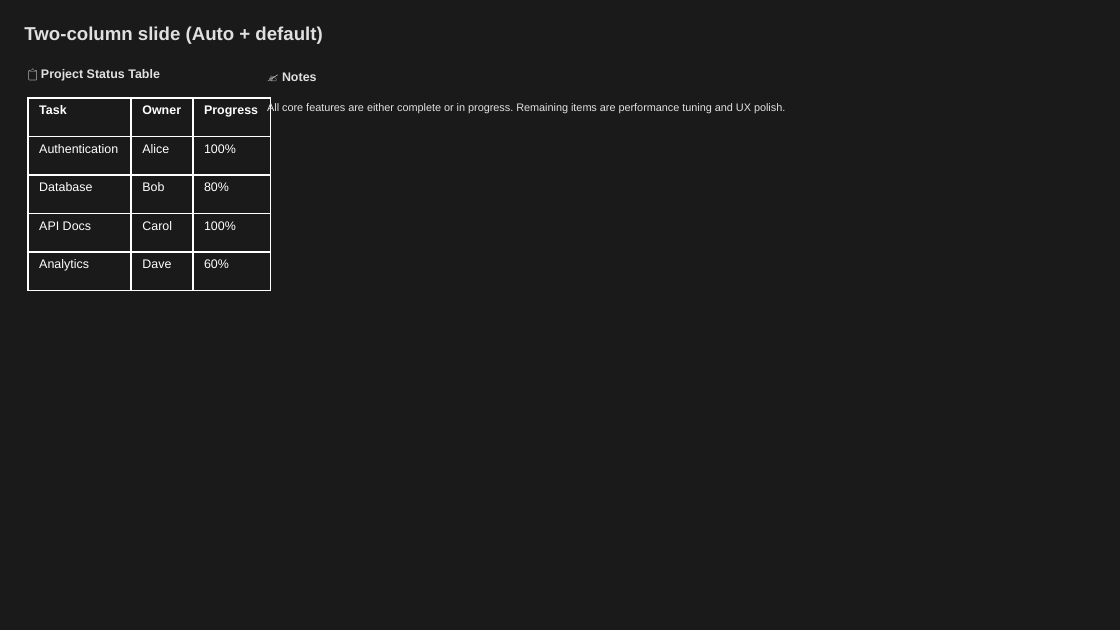
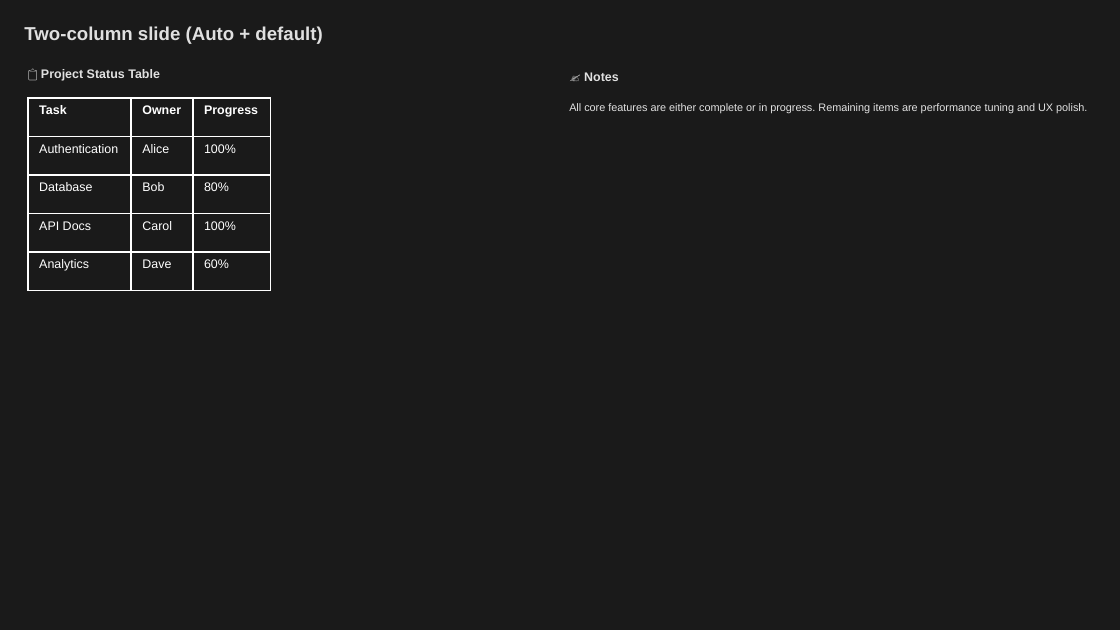
Before and after one commit to louisazhou/slidegenerator, a slide deck: slide 20 of output/comprehensive_demo_dark.pptx. Drawn at 1120x630 pixels with LibreOffice and Linux fonts; fonts in the diff are those of the drawing. Boxes give left, top, right and bottom in pixels: in the first picture for what was removed or moved away, otherwise in the second. Text is boxed around its words. In the diff, an @@ line names an element or a change of style, - is before the commit and + after.

```diff
--- a/output/comprehensive_demo_dark.pptx
+++ b/output/comprehensive_demo_dark.pptx
@@ text "✍️ Notes": place and size @@
-text "✍️ Notes" at <box>282,72,317,81</box>
+text "✍️ Notes" at <box>584,72,619,81</box>
@@ text "All core features are either ...": place and size @@
-text "All core features are either ..." at <box>267,102,785,113</box>
+text "All core features are either ..." at <box>569,103,1087,113</box>
```
Also in this commit, not shown: 1 other slide changed, 10 other files.
